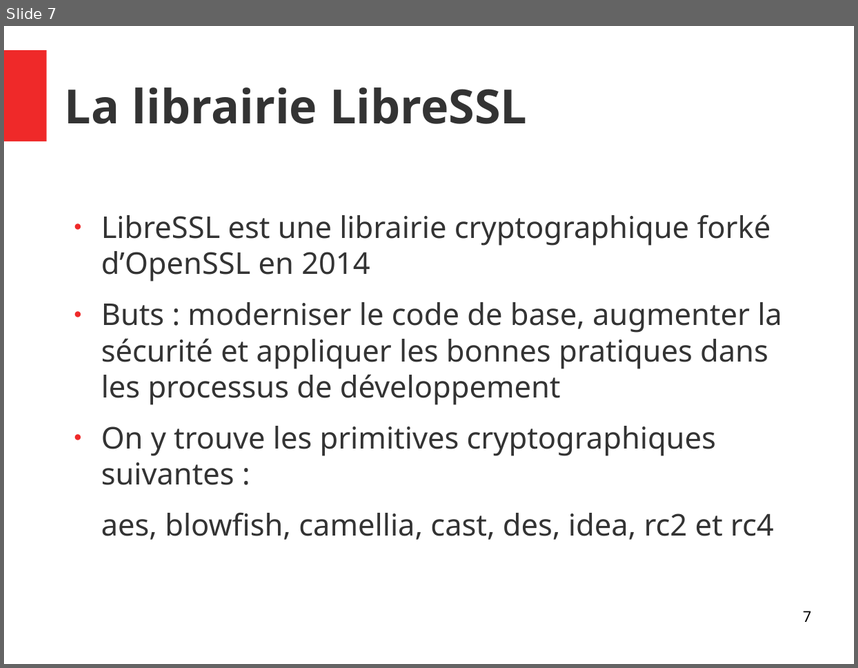
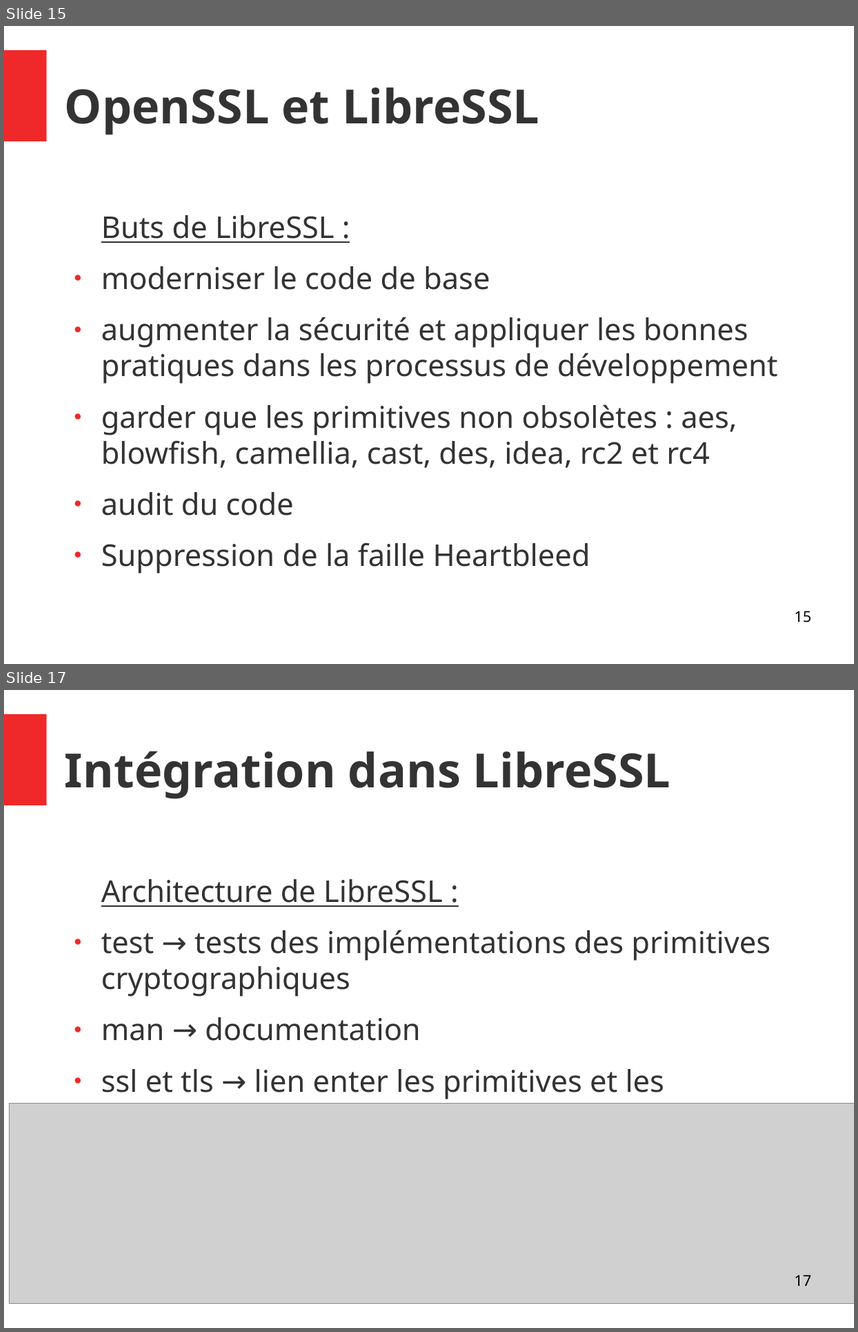
Before and after one commit to Allard-Chris/Aria, a slide deck: docs/[M2CSI]_ICP_Aria_Allard_Aulagnier.odp. Shown one above the other, each under a label of ours: slide 7 before the commit, slides 15 and 17 after it; the slides between them are not shown. The pictures are 858x668 and 858x1332 pixels, drawn with LibreOffice and Linux fonts; fonts in the diff are those of the drawing; grey boxes stand for pictures. Boxes give left, top, right and bottom in pixels: in the first picture for what was removed or moved away, otherwise in the second. Text is boxed around its words. In the diff, an @@ line names an element or a change of style, - is before the commit and + after.

```diff
--- a/docs/[M2CSI]_ICP_Aria_Allard_Aulagnier.odp
+++ b/docs/[M2CSI]_ICP_Aria_Allard_Aulagnier.odp
@@ slide 17 added at (4, 690, 854, 1328), background #FFFFFF; not listed: 1 template element that a slide beside it also shows @@
@@ title added at (65, 751, 671, 799), 44 pt, text #333333, bold @@
+Intégration dans LibreSSL
@@ text added at (101, 879, 771, 1103), 28 pt, text #333333 @@
+Architecture de LibreSSL :
+● test → tests des implémentations des primitives cryptographiques
+● man → documentation
+● ssl et tls → lien enter les primitives et les protocoles
@@ picture added at (10, 1103, 854, 1303) @@
@@ page number added at (794, 1274, 811, 1285), 14 pt, text #000000 @@
+17
@@ what was slide 7 is now slide 15 @@
@@ slide 15 changed as well @@
@@ title at (65, 87, 539, 135): text changed @@
-La librairie LibreSSL
+OpenSSL et LibreSSL
@@ text at (101, 215, 778, 573): text changed @@
-● LibreSSL est une librairie cryptographique forké d’OpenSSL en 2014
-● Buts : moderniser le code de base, augmenter la sécurité et appliquer les bonnes pratiques dans les processus de développement
-● On y trouve les primitives cryptographiques suivantes :
-aes, blowfish, camellia, cast, des, idea, rc2 et rc4
+Buts de LibreSSL :
+● moderniser le code de base
+● augmenter la sécurité et appliquer les bonnes pratiques dans les processus de développement
+● garder que les primitives non obsolètes : aes, blowfish, camellia, cast, des, idea, rc2 et rc4
+● audit du code
+● Suppression de la faille Heartbleed
@@ page number at (794, 610, 811, 622): text changed @@
-7
+15
```
Also in this commit, not shown: 6 other slides changed, 14 other slides added, 3 slides removed, 3 other files.
